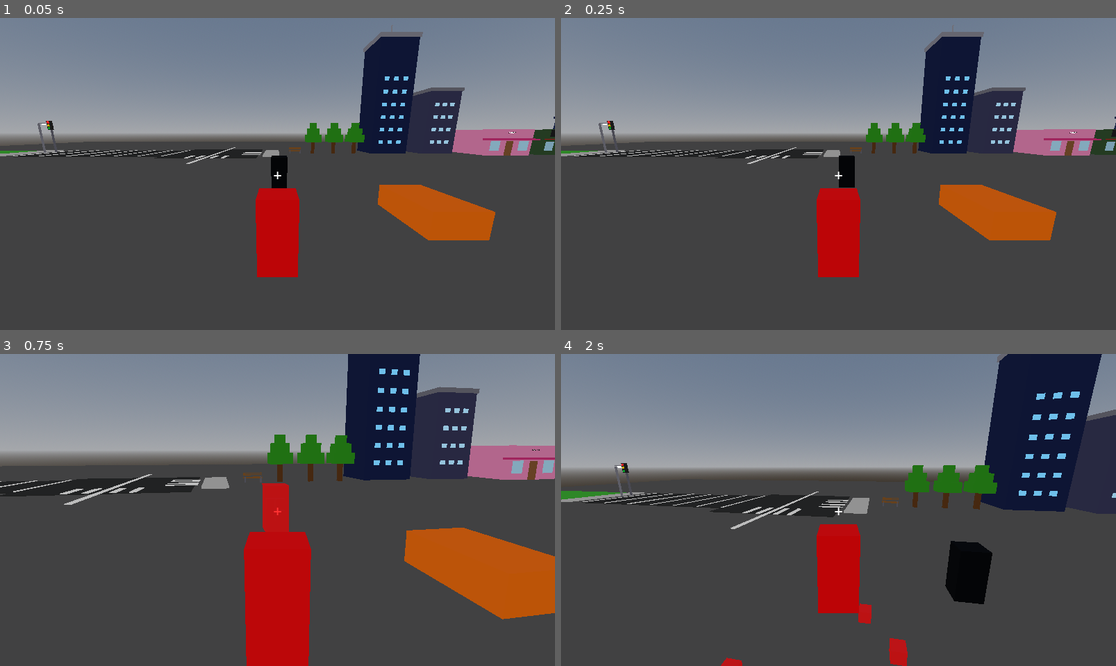
Above: before the commit, frames 1-4 (two rows, left to right).
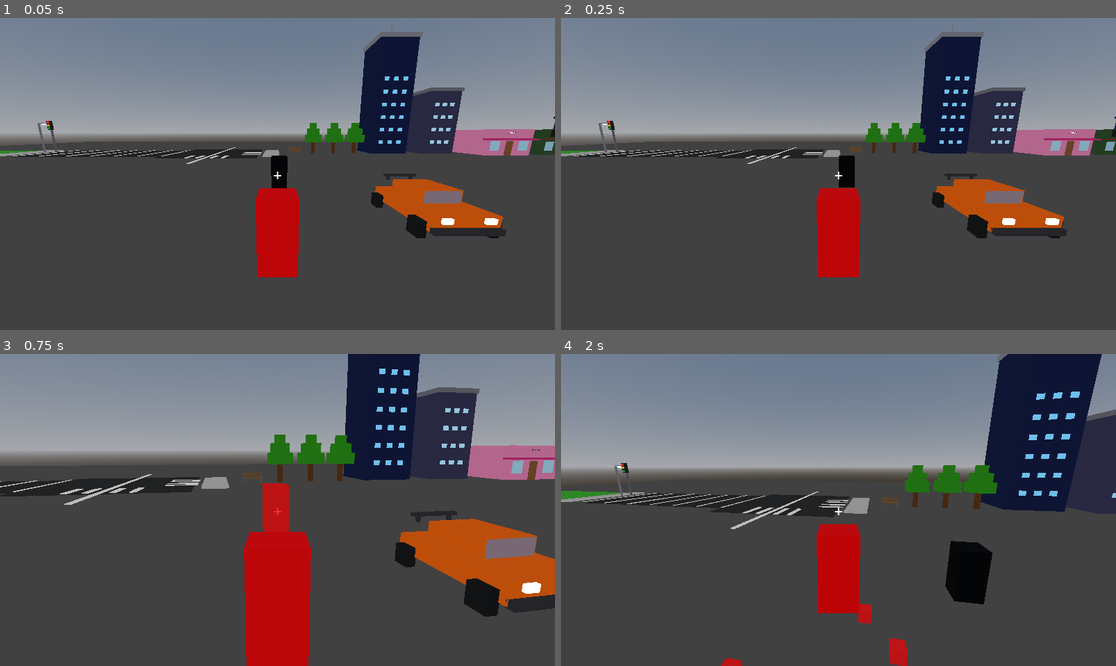
Above: after the commit, the same moments.

Repository: brian-grafals/BloxyGTA
Game: Godot game, scene res://scenes/main.tscn
The game is run twice, just before and just after one commit, with the same random seed, the same clock (stepped at 60 frames per second) and the same inputs.
Inputs (mouse positions are in pixels of both pictures, inside the frame that each line leads up to):
- Up to frame 1 (0.05 s): no input
- Up to frame 2 (0.25 s): no input
- Up to frame 3 (0.75 s): move the mouse to (305, 510) at 0.52 s; hold W (move_forward) from 0.53 s (still down); hold Right mouse button (aim) from 0.53 s (still down); click (305, 510) at 0.67 s
- Up to frame 4 (2 s): keep holding W (move_forward); tap Space (jump) at 0.77, 1.52 s; move the mouse to (810, 510) at 1.27 s; release Right mouse button (aim) at 1.28 s; tap E (interact) at 1.35 s

The runs differ from the first frame. In frame 1, 1.7% of the frame differs, in the area x 66-92%, y 49-72%; in frame 2, 1.7%; in frame 3, 3.2%, in the area x 71-100%, y 50-86%; in frame 4, nothing differs.

Commit message:
Redesign car as bloxy sports car with detailed visuals
Replace single orange box with multi-mesh sports car: body, cabin,
bumpers, spoiler, 4 wheels, headlights, taillights, windshield.

Co-Authored-By: Claude Sonnet 4.6 <noreply@anthropic.com>

Diff:
--- a/scenes/car.tscn
+++ b/scenes/car.tscn
@@ -1,24 +1,151 @@
-[gd_scene load_steps=5 format=3]
+[gd_scene load_steps=28 format=3]
 
 [ext_resource type="Script" path="res://scripts/car.gd" id="1"]
 
-[sub_resource type="BoxShape3D" id="BoxShape3D_1"]
-size = Vector3(2, 1, 3.5)
+[sub_resource type="BoxShape3D" id="col"]
+size = Vector3(2.2, 1.1, 4.0)
 
-[sub_resource type="BoxMesh" id="BoxMesh_1"]
-size = Vector3(2, 1, 3.5)
+[sub_resource type="BoxMesh" id="mesh_body"]
+size = Vector3(2.2, 0.55, 3.8)
 
-[sub_resource type="StandardMaterial3D" id="StandardMaterial3D_1"]
-albedo_color = Color(1, 0.45, 0, 1)
+[sub_resource type="BoxMesh" id="mesh_cabin"]
+size = Vector3(1.5, 0.52, 1.9)
+
+[sub_resource type="BoxMesh" id="mesh_bumper"]
+size = Vector3(2.2, 0.2, 0.22)
+
+[sub_resource type="BoxMesh" id="mesh_spoiler"]
+size = Vector3(1.5, 0.1, 0.2)
+
+[sub_resource type="BoxMesh" id="mesh_spoiler_post"]
+size = Vector3(0.1, 0.25, 0.12)
+
+[sub_resource type="BoxMesh" id="mesh_wheel"]
+size = Vector3(0.3, 0.58, 0.58)
+
+[sub_resource type="BoxMesh" id="mesh_light"]
+size = Vector3(0.32, 0.18, 0.1)
+
+[sub_resource type="BoxMesh" id="mesh_glass"]
+size = Vector3(1.3, 0.44, 0.1)
+
+[sub_resource type="BoxMesh" id="mesh_rear_glass"]
+size = Vector3(1.3, 0.38, 0.1)
+
+[sub_resource type="StandardMaterial3D" id="mat_orange"]
+albedo_color = Color(1, 0.42, 0, 1)
+
+[sub_resource type="StandardMaterial3D" id="mat_dark"]
+albedo_color = Color(0.2, 0.2, 0.22, 1)
+
+[sub_resource type="StandardMaterial3D" id="mat_wheel"]
+albedo_color = Color(0.1, 0.1, 0.1, 1)
+
+[sub_resource type="StandardMaterial3D" id="mat_headlight"]
+albedo_color = Color(1.0, 0.97, 0.8, 1)
+emission_enabled = true
+emission = Color(1.0, 0.97, 0.8, 1)
+emission_energy_multiplier = 2.0
+
+[sub_resource type="StandardMaterial3D" id="mat_taillight"]
+albedo_color = Color(1.0, 0.05, 0.05, 1)
+emission_enabled = true
+emission = Color(1.0, 0.05, 0.05, 1)
+emission_energy_multiplier = 2.0
+
+[sub_resource type="StandardMaterial3D" id="mat_glass"]
+albedo_color = Color(0.4, 0.65, 1.0, 0.6)
+transparency = 1
 
 [node name="Car" type="CharacterBody3D"]
 collision_layer = 8
 collision_mask = 5
 script = ExtResource("1")
 
-[node name="MeshInstance3D" type="MeshInstance3D" parent="."]
-mesh = SubResource("BoxMesh_1")
-surface_material_override/0 = SubResource("StandardMaterial3D_1")
+[node name="CollisionShape3D" type="CollisionShape3D" parent="."]
+shape = SubResource("col")
 
-[node name="CollisionShape3D" type="CollisionShape3D" parent="."]
-shape = SubResource("BoxShape3D_1")
+[node name="Body" type="MeshInstance3D" parent="."]
+transform = Transform3D(1, 0, 0, 0, 1, 0, 0, 0, 1, 0, 0.08, 0)
+mesh = SubResource("mesh_body")
+surface_material_override/0 = SubResource("mat_orange")
+
+[node name="Cabin" type="MeshInstance3D" parent="."]
+transform = Transform3D(1, 0, 0, 0, 1, 0, 0, 0, 1, 0, 0.63, -0.15)
+mesh = SubResource("mesh_cabin")
+surface_material_override/0 = SubResource("mat_orange")
+
+[node name="BumperFront" type="MeshInstance3D" parent="."]
+transform = Transform3D(1, 0, 0, 0, 1, 0, 0, 0, 1, 0, -0.12, 1.96)
+mesh = SubResource("mesh_bumper")
+surface_material_override/0 = SubResource("mat_dark")
+
+[node name="BumperRear" type="MeshInstance3D" parent="."]
+transform = Transform3D(1, 0, 0, 0, 1, 0, 0, 0, 1, 0, -0.12, -1.96)
+mesh = SubResource("mesh_bumper")
+surface_material_override/0 = SubResource("mat_dark")
+
+[node name="Spoiler" type="MeshInstance3D" parent="."]
+transform = Transform3D(1, 0, 0, 0, 1, 0, 0, 0, 1, 0, 0.92, -1.88)
+mesh = SubResource("mesh_spoiler")
+surface_material_override/0 = SubResource("mat_dark")
+
+[node name="SpoilerPostL" type="MeshInstance3D" parent="."]
+transform = Transform3D(1, 0, 0, 0, 1, 0, 0, 0, 1, -0.55, 0.81, -1.88)
+mesh = SubResource("mesh_spoiler_post")
+surface_material_override/0 = SubResource("mat_dark")
+
+[node name="SpoilerPostR" type="MeshInstance3D" parent="."]
+transform = Transform3D(1, 0, 0, 0, 1, 0, 0, 0, 1, 0.55, 0.81, -1.88)
+mesh = SubResource("mesh_spoiler_post")
+surface_material_override/0 = SubResource("mat_dark")
+
+[node name="WheelFL" type="MeshInstance3D" parent="."]
+transform = Transform3D(1, 0, 0, 0, 1, 0, 0, 0, 1, -1.22, -0.2, 1.4)
+mesh = SubResource("mesh_wheel")
+surface_material_override/0 = SubResource("mat_wheel")
+
+[node name="WheelFR" type="MeshInstance3D" parent="."]
+transform = Transform3D(1, 0, 0, 0, 1, 0, 0, 0, 1, 1.22, -0.2, 1.4)
+mesh = SubResource("mesh_wheel")
+surface_material_override/0 = SubResource("mat_wheel")
+
+[node name="WheelRL" type="MeshInstance3D" parent="."]
+transform = Transform3D(1, 0, 0, 0, 1, 0, 0, 0, 1, -1.22, -0.2, -1.4)
+mesh = SubResource("mesh_wheel")
+surface_material_override/0 = SubResource("mat_wheel")
+
+[node name="WheelRR" type="MeshInstance3D" parent="."]
+transform = Transform3D(1, 0, 0, 0, 1, 0, 0, 0, 1, 1.22, -0.2, -1.4)
+mesh = SubResource("mesh_wheel")
+surface_material_override/0 = SubResource("mat_wheel")
+
+[node name="HeadlightL" type="MeshInstance3D" parent="."]
+transform = Transform3D(1, 0, 0, 0, 1, 0, 0, 0, 1, -0.68, 0.22, 1.97)
+mesh = SubResource("mesh_light")
+surface_material_override/0 = SubResource("mat_headlight")
+
+[node name="HeadlightR" type="MeshInstance3D" parent="."]
+transform = Transform3D(1, 0, 0, 0, 1, 0, 0, 0, 1, 0.68, 0.22, 1.97)
+mesh = SubResource("mesh_light")
+surface_material_override/0 = SubResource("mat_headlight")
+
+[node name="TaillightL" type="MeshInstance3D" parent="."]
+transform = Transform3D(1, 0, 0, 0, 1, 0, 0, 0, 1, -0.68, 0.22, -1.97)
+mesh = SubResource("mesh_light")
+surface_material_override/0 = SubResource("mat_taillight")
+
+[node name="TaillightR" type="MeshInstance3D" parent="."]
+transform = Transform3D(1, 0, 0, 0, 1, 0, 0, 0, 1, 0.68, 0.22, -1.97)
+mesh = SubResource("mesh_light")
+surface_material_override/0 = SubResource("mat_taillight")
+
+[node name="Windshield" type="MeshInstance3D" parent="."]
+transform = Transform3D(1, 0, 0, 0, 1, 0, 0, 0, 1, 0, 0.65, 0.82)
+mesh = SubResource("mesh_glass")
+surface_material_override/0 = SubResource("mat_glass")
+
+[node name="RearWindow" type="MeshInstance3D" parent="."]
+transform = Transform3D(1, 0, 0, 0, 1, 0, 0, 0, 1, 0, 0.65, -1.05)
+mesh = SubResource("mesh_rear_glass")
+surface_material_override/0 = SubResource("mat_glass")
